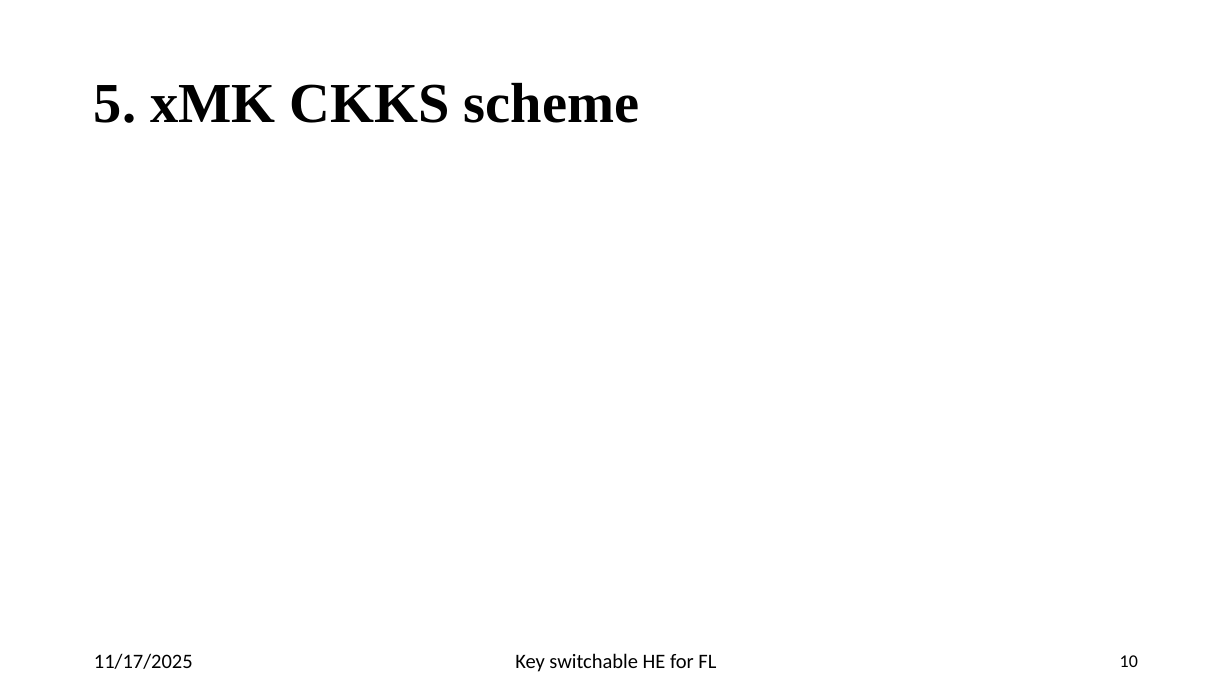
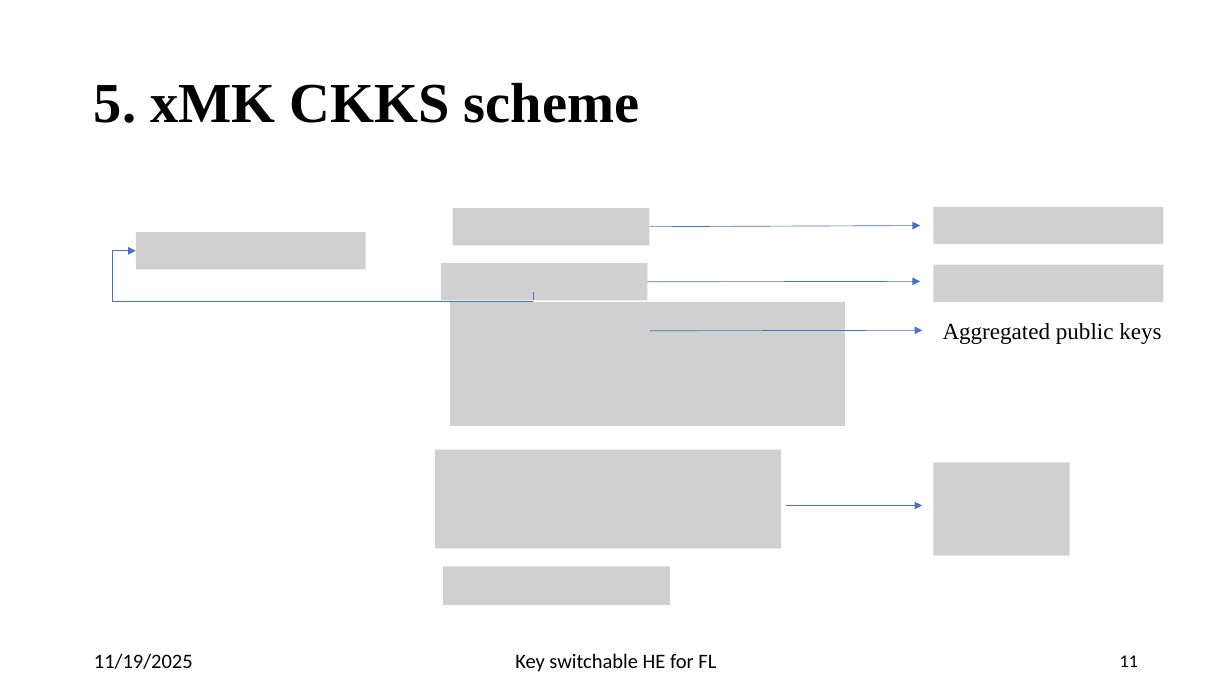
Before and after one commit to pyb0b/master-thesis-report, a slide deck: slide 11 of Final Presentation.pptx (slide 10 before the commit). Drawn at 1232x693 pixels with LibreOffice and Linux fonts; fonts in the diff are those of the drawing; grey boxes stand for pictures. Boxes give left, top, right and bottom in pixels: in the first picture for what was removed or moved away, otherwise in the second. Text is boxed around its words. In the diff, an @@ line names an element or a change of style, - is before the commit and + after.

```diff
--- a/Final Presentation.pptx
+++ b/Final Presentation.pptx
@@ picture added at (453, 208, 650, 245) @@
@@ picture added at (933, 207, 1164, 244) @@
@@ picture added at (136, 232, 366, 269) @@
@@ arrow added from (650, 226) to (921, 226), #4472C4 0.5 pt @@
@@ elbow arrow added from (533, 301) to (136, 250), #4472C4 0.5 pt @@
@@ picture added at (441, 263, 647, 300) @@
@@ picture added at (933, 264, 1164, 301) @@
@@ line added from (533, 300) to (533, 292), #4472C4 0.5 pt @@
@@ arrow added from (648, 282) to (921, 282), #4472C4 0.5 pt @@
@@ picture added at (450, 302, 845, 426) @@
@@ text added at (943, 323, 1161, 344), 18 pt, text #000000 @@
+Aggregated public keys
@@ arrow added from (650, 331) to (922, 331), #4472C4 0.5 pt @@
@@ picture added at (435, 450, 782, 549) @@
@@ picture added at (933, 462, 1070, 555) @@
@@ arrow added from (787, 506) to (922, 506), #4472C4 0.5 pt @@
@@ picture added at (444, 567, 670, 605) @@
@@ text at (94, 653, 193, 669): text changed @@
-11/17/2025
+11/19/2025
@@ page number at (1120, 655, 1138, 667): text changed @@
-10
+11
```
Also in this commit, not shown: 12 other slides changed, 6 slides added.
